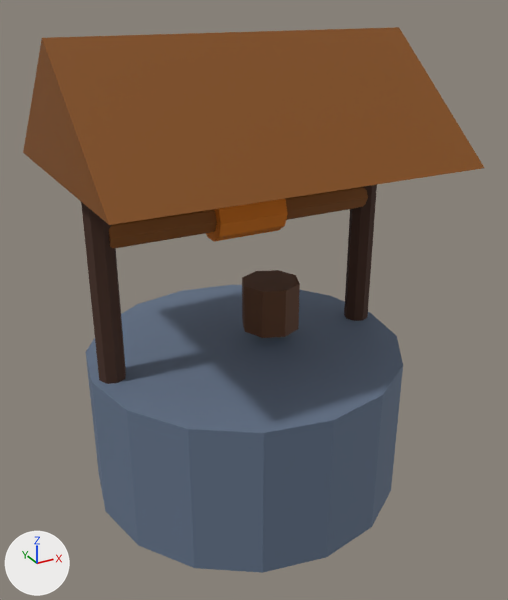
Two versions of the glTF model modelos/entorno/pozo_antiguo.glb, one commit apart.
Before and after are seen from a 50 mm camera at (-1.51, -2.84, 2.41) aimed at (0.02, -0.06, 1.02). Every picture has the same lights, and +X, +Y and +Z are marked at lower left. The picture after the commit comes second. Where no turn or scale is listed for an object, it has been applied to the vertices. Vertices at exactly the same position are counted once.
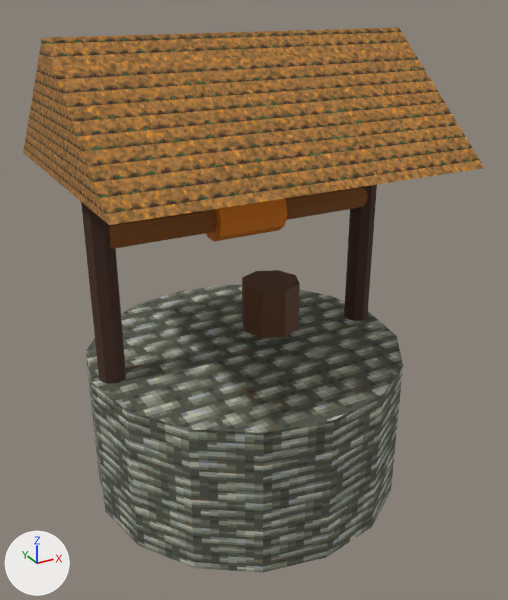
Location of each change, [x1, y1, x2, y2] in pixels of the pictures (508 x 600 px):
'Cylinder', recoloured: [86, 285, 403, 573] in both
'Pozo_Techo', recoloured, surface changed: [23, 27, 484, 225] in both

The change in detail:
Picture 'tejado_paja_tile' (img_tejado_paja_tile) is new.
Picture 'mamposteria_tile' (img_mamposteria_tile) is new.
Material 'Mat_Pozo_Tejado' (mat_mat_pozo_tejado) is new.
Its texture is img_tejado_paja_tile.
Its roughness is 0.92.
Material 'Mat_Pozo_Piedra' (mat_mat_pozo_piedra) is new.
Its texture is img_mamposteria_tile.
Its roughness is 0.88.
me_cylinder has 32 vertices, 60 faces and spans x -0.8..0.8, y -0.8..0.8, z -0.38..0.38.
me_cylinder no longer uses material mat_mat_piedra_plaza (blue #64748b).
me_cylinder gains material mat_mat_pozo_piedra (picture img_mamposteria_tile).
me_pozo_techo has 6 vertices, 8 faces and spans x -0.85..0.85, y -0.65..0.65, z 1.7..2.25.
me_pozo_techo is used by ob_pozo_techo; location (0.0, 0.0, 0.0).
me_pozo_techo no longer uses material mat_mat_madera_tablas (brown #854d0e).
me_pozo_techo part 1: texture (UV) coordinates changed.
me_pozo_techo gains material mat_mat_pozo_tejado (picture img_tejado_paja_tile).
